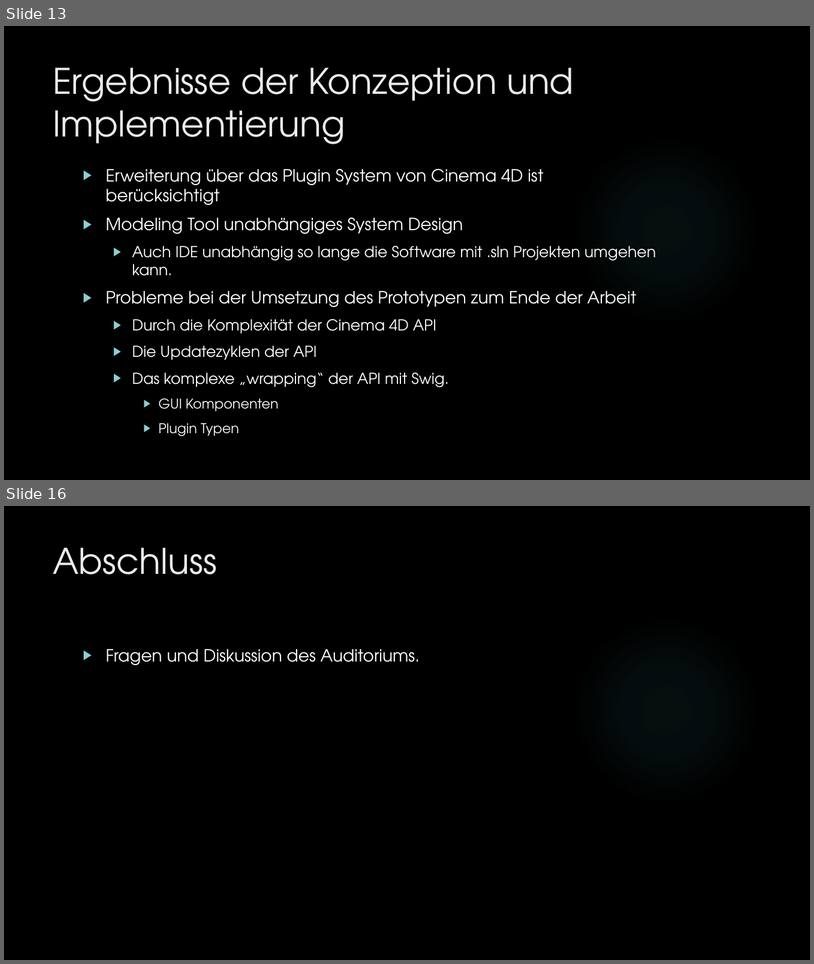
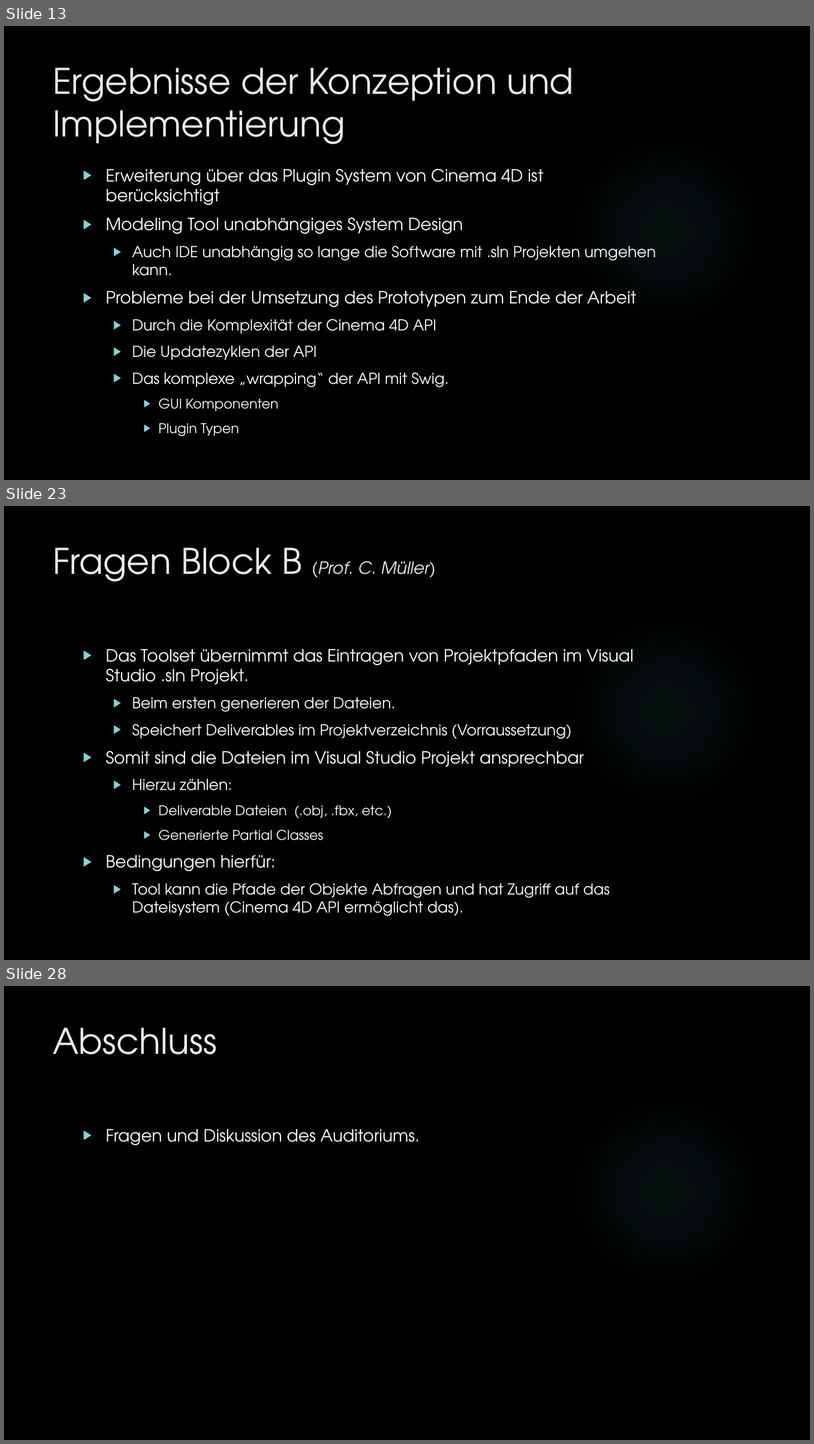
Before and after one commit to dNovel/MasterThesisWS1415, a slide deck: Disputation/Praesentation_DominikSteffen.pptx. Shown one above the other, each under a label of ours: slides 13 and 16 before the commit, slides 13, 23 and 28 after it; the slides between them are not shown. The pictures are 814x964 and 814x1444 pixels, drawn with LibreOffice and Linux fonts; fonts in the diff are those of the drawing; background and template pictures are left out. Boxes give left, top, right and bottom in pixels: in the first picture for what was removed or moved away, otherwise in the second. Text is boxed around its words. In the diff, an @@ line names an element or a change of style, - is before the commit and + after.

Commit message:
Fragen von Prof. Müller eingefügt
Fragen eingefügt und beantwortet. Nächster Schritt: Prof. Taube

```diff
--- a/Disputation/Praesentation_DominikSteffen.pptx
+++ b/Disputation/Praesentation_DominikSteffen.pptx
@@ slide 23 added at bbox=[4, 506, 810, 960], background picture (left out); not listed: 1 template element that a slide beside it also shows @@
@@ title added at bbox=[53, 547, 436, 582], 20 pt, text #EBEBEB, italic @@
+Fragen Block B (Prof. C. Müller)
@@ text added at bbox=[106, 649, 634, 916], 18 pt, text #FFFFFF @@
+▶ Das Toolset übernimmt das Eintragen von Projektpfaden im Visual Studio .sln Projekt.
+  ▶ Beim ersten generieren der Dateien.
+  ▶ Speichert Deliverables im Projektverzeichnis (Vorraussetzung)
+▶ Somit sind die Dateien im Visual Studio Projekt ansprechbar
+  ▶ Hierzu zählen:
+    ▶ Deliverable Dateien (.obj, .fbx, etc.)
+    ▶ Generierte Partial Classes
+▶ Bedingungen hierfür:
+  ▶ Tool kann die Pfade der Objekte Abfragen und hat Zugriff auf das Dateisystem (Cinema 4D API ermöglicht das).
@@ what was slide 16 is now slide 28 @@
```
Also in this commit, not shown: 2 slides changed, 11 other slides added, 2 other files.
